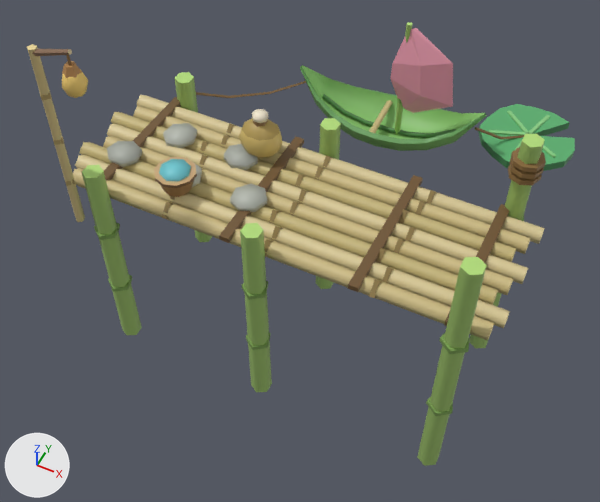
The glTF model godot/art/models/ferry.glb as it was, and as the next commit left it.
Rendered twice from a camera (50 mm lens) standing at (3.01, -3.14, 3.7) and looking at (1.48, -0.07, -0.14). The axes (+X, +Y, +Z) are drawn at lower left. The lights are the same throughout. The first picture is the older version.

Names of what the first picture shows: 'body', 'body_nh', 'body_nl'.
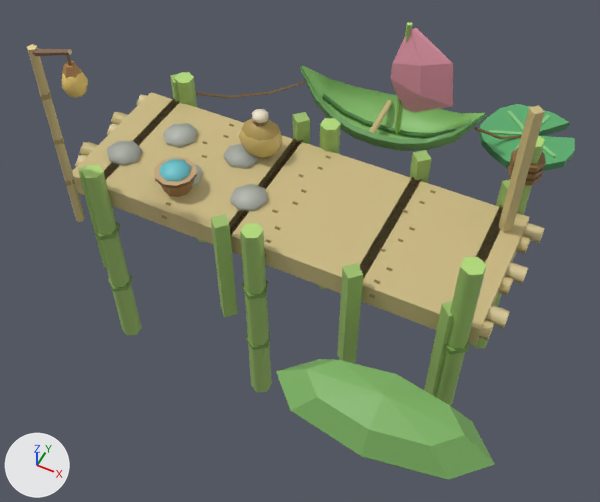
Location of each change, (x1, y1, x2, y2) in pixels of the pictures (600 x 502 px):
'body__far', added: after (72, 74, 545, 480)

Patch to the scene script:
```diff
--- a/godot/art/models/ferry.glb.py
+++ b/godot/art/models/ferry.glb.py
@@ me_body__far @@
+me_body__far.from_pydata(...)  # 106 vertices, 168 faces; spans x 0.1..3.0, y -1.25..0.56, z -0.4..1.1
+me_body__far.materials.append(mat_defaultmaterial_001)
@@ ob_body__far @@
+ob_body__far = bpy.data.objects.new('body__far', me_body__far)
+ob_body__far.location = (0.0, 0.0, 0.0)
```
